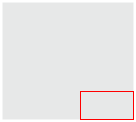
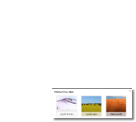
Layers edited between the first and the second 136 × 122 image:
removed layer "New Layer" over box(80, 91, 134, 120)
removed layer "Background" over box(2, 2, 136, 122)
added layer "Pasted Layer#1" above "Drop Shadow#1" over box(52, 88, 132, 118)
added layer "Drop Shadow#1" (50%) over box(52, 88, 136, 122)
